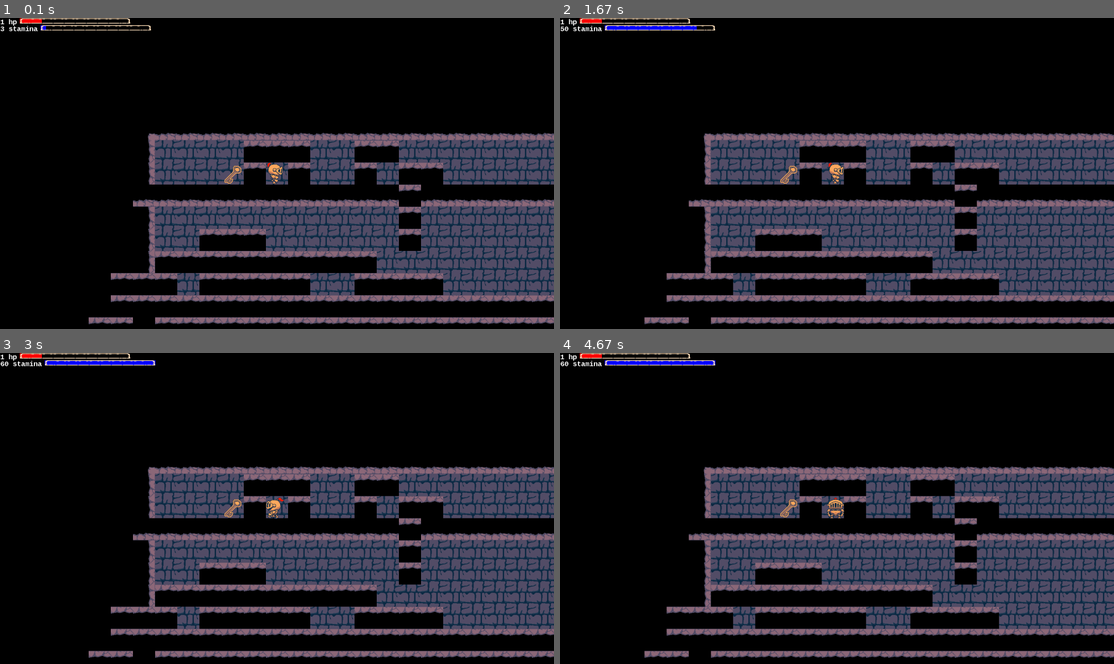
Above: before the commit, frames 1-4 (two rows, left to right).
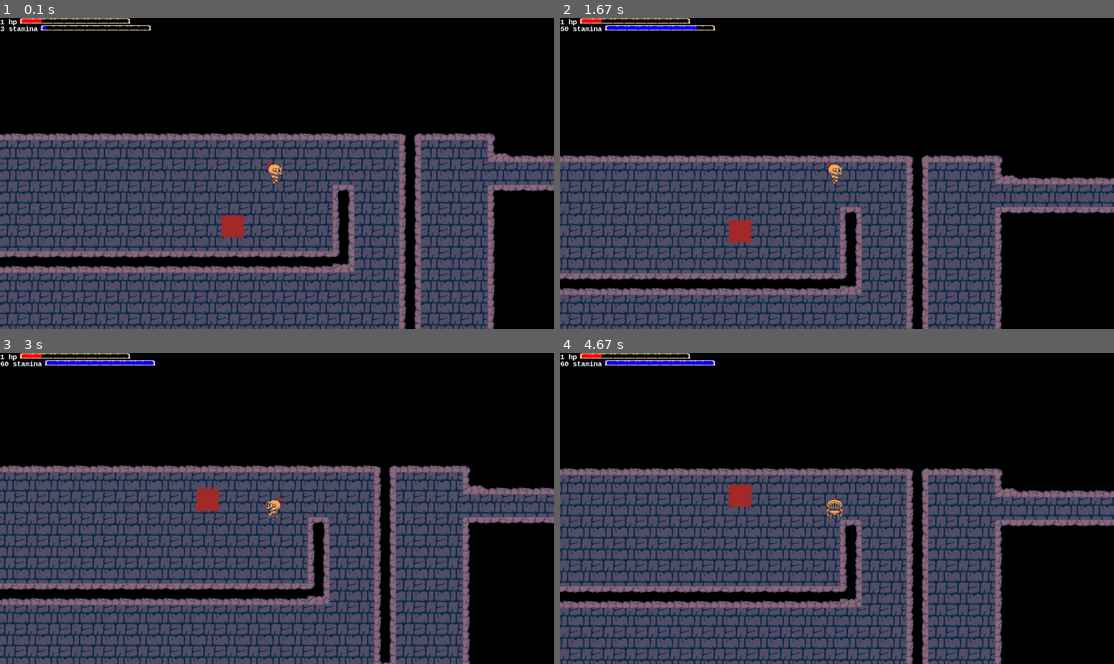
Above: after the commit, the same moments.

Repository: benedekhalaj/pygame-roguelike
Game: pygame game, started from play.py
Same seed, same stepped clock (60 frames per second), same inputs: the game is played once before the commit and once after it.
Inputs:
- Up to frame 1 (0.1 s): no input
- Up to frame 2 (1.67 s): tap Space at 0.33 s; hold Right 0.67-1.13 s; hold Up 1.17-1.47 s; hold Right from 1.5 s (still down)
- Up to frame 3 (3 s): release Right at 1.97 s; hold Left 2-2.53 s; hold Down 2.57-2.87 s; hold Left from 2.9 s (still down)
- Up to frame 4 (4.67 s): release Left at 3.3 s; hold Up 3.33-3.7 s; hold Right 3.73-4.37 s; hold Down from 4.4 s (still down)

The runs differ from the first frame. In frame 1, 40% of the frame differs, in the area x 0-100%, y 36-100%; in frame 2, 50%; in frame 3, 51%, in the area x 0-100%, y 35-100%; in frame 4, 50%.

Commit message:
Map: Update Level 2

Diff:
--- a/controller/enemy_controller.py
+++ b/controller/enemy_controller.py
@@ -16,4 +16,5 @@
         elif enemy_character.type == 'shooter':
             enemy_character.move(objects)
             enemy_character.shoot(objects)
+            enemy_character.take_damage(objects)
             enemy_character.delete_projectile()
--- a/model/enemy/enemy.py
+++ b/model/enemy/enemy.py
@@ -19,7 +19,7 @@
         self.direction = direction[0]
         self.count_limit = direction[1]
 
-        self.health = 2
+        self.health = 3
         self.damage_timer = 0
         self.damage_limit = 30
         self.invicible = False
@@ -76,8 +76,6 @@
         if self.health < 1:
             self.visible = False
 
-
-
     def update_texture(self):
         path = 'model/map/textures/enemy/'
         if self.direction == 'left' or self.direction == 'up':
@@ -136,6 +134,11 @@
         self.texture_count = 0
         self.texture_count_limit = 60
         self.color = colors.BROWN
+
+        self.health = 3
+        self.damage_timer = 0
+        self.damage_limit = 30
+        self.invicible = False
 
         self.velocity = 5
         self.direction = 'down'
@@ -197,7 +200,7 @@
                     projectile.visible = False
             sword = objects['player'][0].sword
             if projectile.hitable:
-                if sword.visible:
+                if sword.visible and sword.projectile_knockback:
                     if projectile.rect.colliderect(sword.rect):
                         projectile.direction = sword.direction
                         projectile.hitable = False
@@ -213,6 +216,35 @@
                 print('delete projectile')
                 break
 
+    def take_damage(self, objects: dict):
+        self.set_damage_attributes()
+        for player in objects["player"]:
+            if self.visible and player.sword.visible:
+                if self.rect.colliderect(player.sword.rect):
+                    if not self.invicible:
+                        self.health -= 1
+                        self.invicible = True
+                        SFX_HIT_ENEMY.play()
+        self.vanish()
+
+    def set_damage_attributes(self):
+        def set_invicible(self):
+            if self.damage_timer > self.damage_limit:
+                self.invicible = False
+
+        def set_damage_timer(self):
+            if self.invicible:
+                self.damage_timer += 1
+            else:
+                self.damage_timer = 0
+
+        set_invicible(self)
+        set_damage_timer(self)
+
+    def vanish(self):
+        if self.health < 1:
+            self.visible = False
+
 
 def create_texture(file_path):
     if file_path is not None:
--- a/model/map/map_file/level_2.csv
+++ b/model/map/map_file/level_2.csv
@@ -1,21 +1,17 @@
--1,-1,-1,-1,-1,-1,-1,-1,-1,-1,-1,-1,-1,-1,-1,-1,-1,-1,-1,-1,-1,-1,-1,-1,-1,-1,-1,-1,-1,-1,-1,-1,-1,-1,-1,-1,-1,-1,-1,-1,-1,-1,-1,-1,9,3,3,3,3,3,3,3,3,3,3,3,3,3,3,3,3,3,3,3,3,3,3,3,3,8,-1,-1,-1,-1,-1,-1,-1,-1,-1,-1
--1,-1,-1,-1,-1,-1,-1,-1,-1,-1,-1,-1,-1,-1,-1,-1,-1,-1,-1,-1,-1,-1,-1,-1,-1,-1,-1,-1,-1,-1,-1,-1,-1,-1,-1,-1,-1,-1,-1,-1,-1,-1,-1,-1,5,1,1,1,1,2,2,2,1,1,2,2,1,1,1,1,1,1,1,1,1,1,1,1,1,4,-1,-1,-1,-1,-1,-1,-1,-1,-1,-1
--1,-1,-1,-1,-1,-1,-1,-1,-1,-1,-1,-1,-1,-1,-1,-1,-1,-1,-1,-1,-1,-1,-1,-1,-1,-1,-1,-1,-1,-1,-1,-1,-1,-1,-1,-1,-1,-1,-1,-1,-1,-1,-1,-1,5,1,1,1,45,2,0,2,1,1,2,1,2,2,1,1,1,1,1,1,1,1,1,1,3,3,-1,-1,-1,-1,-1,-1,-1,-1,-1,-1
--1,-1,-1,-1,-1,-1,-1,-1,-1,-1,-1,-1,-1,-1,-1,-1,-1,-1,-1,-1,-1,-1,-1,-1,-1,-1,-1,-1,-1,-1,-1,-1,-1,-1,-1,-1,-1,-1,-1,-1,-1,-1,-1,-1,3,3,3,3,3,3,3,3,3,3,3,3,2,3,3,3,3,3,3,3,3,3,3,3,3,3,-1,-1,-1,-1,-1,-1,-1,-1,-1,-1
--1,-1,-1,-1,-1,-1,-1,-1,-1,-1,-1,-1,-1,-1,-1,-1,-1,-1,-1,-1,-1,-1,-1,-1,-1,-1,-1,-1,-1,-1,-1,-1,-1,-1,-1,-1,-1,-1,-1,-1,-1,-1,-1,-1,5,1,1,1,1,1,1,1,1,1,1,1,2,1,1,1,1,1,1,1,1,1,52,1,1,4,-1,-1,-1,-1,-1,-1,-1,-1,-1,-1
--1,-1,-1,-1,-1,-1,-1,-1,-1,-1,-1,-1,-1,-1,-1,-1,-1,-1,-1,-1,-1,-1,-1,-1,-1,-1,-1,-1,-1,-1,-1,-1,-1,-1,-1,-1,-1,-1,-1,-1,-1,-1,-1,-1,5,1,1,2,2,2,1,1,1,1,1,1,2,1,1,1,1,1,1,1,1,1,1,1,1,4,-1,-1,-1,-1,-1,-1,-1,-1,-1,-1
--1,-1,-1,-1,-1,-1,-1,-1,-1,-1,-1,-1,-1,-1,-1,-1,-1,-1,-1,-1,-1,-1,-1,-1,-1,-1,-1,-1,-1,-1,-1,-1,-1,-1,-1,-1,-1,-1,-1,-1,-1,-1,-1,-1,5,2,2,2,2,2,2,2,2,2,2,1,1,1,1,1,1,1,1,1,1,1,1,1,1,4,-1,-1,-1,-1,-1,-1,-1,-1,-1,-1
--1,-1,-1,-1,-1,-1,-1,-1,-1,-1,-1,-1,-1,-1,-1,-1,-1,-1,-1,-1,-1,-1,-1,-1,-1,-1,-1,-1,-1,-1,-1,-1,-1,-1,-1,-1,-1,-1,-1,-1,-1,-1,-1,2,2,2,1,2,2,2,2,2,1,1,2,2,2,2,1,1,1,1,1,1,1,1,1,1,1,4,-1,-1,-1,-1,-1,-1,-1,-1,-1,-1
--1,-1,-1,-1,-1,-1,-1,-1,-1,-1,-1,-1,-1,-1,-1,-1,-1,-1,-1,-1,-1,-1,-1,-1,-1,-1,-1,-1,-1,-1,-1,-1,-1,-1,-1,-1,-1,-1,-1,-1,-1,-1,-1,2,2,2,2,2,2,2,2,2,2,2,2,2,2,2,2,2,2,2,2,2,2,2,2,2,2,6,-1,-1,-1,-1,-1,-1,-1,-1,-1,-1
--1,-1,-1,-1,-1,-1,-1,-1,-1,-1,-1,-1,-1,-1,-1,-1,-1,-1,-1,-1,-1,-1,-1,-1,-1,-1,-1,-1,-1,-1,-1,-1,-1,-1,-1,-1,-1,-1,-1,-1,-1,-1,2,2,-1,2,2,2,2,2,2,2,2,2,2,2,2,2,2,2,2,2,2,2,2,2,2,2,2,-1,-1,-1,-1,-1,-1,-1,-1,-1,-1,-1
--1,-1,-1,-1,-1,-1,-1,-1,-1,-1,-1,-1,-1,-1,-1,-1,-1,-1,-1,-1,-1,-1,-1,-1,-1,-1,-1,-1,-1,-1,-1,-1,-1,-1,-1,-1,-1,-1,-1,-1,-1,2,2,2,2,2,2,-1,2,-1,-1,-1,-1,2,-1,2,-1,-1,-1,2,2,-1,-1,-1,-1,-1,-1,-1,-1,-1,-1,-1,-1,-1,-1,-1,-1,-1,-1,-1
--1,-1,-1,-1,-1,-1,-1,-1,-1,-1,-1,-1,-1,-1,-1,-1,-1,-1,-1,-1,-1,-1,-1,-1,-1,-1,-1,-1,-1,-1,-1,-1,-1,-1,-1,-1,-1,-1,-1,-1,2,-1,2,-1,-1,2,2,2,2,-1,-1,-1,-1,2,2,-1,2,-1,-1,-1,2,2,-1,-1,-1,-1,-1,-1,-1,-1,-1,-1,-1,-1,-1,-1,-1,-1,-1,-1
--1,-1,-1,-1,-1,-1,-1,-1,-1,-1,-1,-1,-1,-1,-1,-1,-1,-1,-1,-1,-1,-1,-1,-1,-1,-1,-1,-1,-1,-1,-1,-1,-1,-1,-1,-1,-1,-1,-1,-1,2,-1,2,2,2,-1,2,2,2,2,-1,-1,-1,-1,2,-1,2,2,-1,-1,2,2,2,-1,-1,-1,-1,-1,-1,-1,-1,-1,-1,-1,-1,-1,-1,-1,-1,-1
--1,-1,-1,-1,-1,-1,-1,-1,-1,-1,-1,-1,-1,-1,-1,-1,-1,-1,-1,-1,-1,-1,-1,-1,-1,-1,-1,-1,-1,-1,-1,-1,-1,-1,-1,-1,-1,-1,-1,-1,2,-1,-1,-1,-1,2,2,2,2,-1,-1,-1,-1,2,-1,-1,-1,2,2,-1,-1,2,2,-1,-1,-1,-1,-1,-1,-1,-1,-1,-1,-1,-1,-1,-1,-1,-1,-1
--1,-1,-1,-1,-1,-1,-1,-1,-1,-1,-1,-1,-1,-1,-1,-1,-1,-1,-1,-1,-1,-1,-1,-1,-1,-1,-1,-1,-1,-1,-1,-1,-1,-1,-1,-1,-1,-1,-1,-1,2,2,-1,-1,-1,-1,-1,-1,2,-1,-1,-1,-1,2,-1,-1,-1,-1,2,2,2,2,2,-1,-1,-1,-1,-1,-1,-1,-1,-1,-1,-1,-1,-1,-1,-1,-1,-1
--1,-1,-1,-1,-1,-1,-1,-1,-1,-1,-1,-1,-1,-1,-1,-1,-1,-1,-1,-1,-1,-1,-1,-1,-1,-1,-1,-1,-1,-1,-1,-1,-1,-1,-1,-1,-1,-1,-1,-1,-1,-1,2,2,2,-1,2,2,2,-1,-1,-1,2,-1,-1,-1,-1,-1,-1,-1,2,-1,-1,-1,-1,-1,-1,-1,-1,-1,-1,-1,-1,-1,-1,-1,-1,-1,-1,-1
--1,-1,-1,-1,-1,-1,-1,-1,-1,-1,-1,-1,-1,-1,-1,-1,-1,-1,-1,-1,-1,-1,-1,-1,-1,-1,-1,-1,-1,-1,-1,-1,-1,-1,-1,-1,-1,-1,-1,-1,-1,-1,-1,-1,-1,2,-1,-1,-1,-1,-1,2,-1,-1,-1,2,2,2,2,2,-1,-1,-1,-1,-1,-1,-1,-1,-1,-1,-1,-1,-1,-1,-1,-1,-1,-1,-1,-1
--1,-1,-1,-1,-1,-1,-1,-1,-1,-1,-1,-1,-1,-1,-1,-1,-1,-1,-1,-1,-1,-1,-1,-1,-1,-1,-1,-1,-1,-1,-1,-1,-1,-1,-1,-1,-1,-1,-1,-1,-1,-1,-1,-1,-1,-1,-1,-1,-1,-1,-1,2,2,2,2,-1,-1,-1,-1,-1,-1,-1,-1,-1,-1,-1,-1,-1,-1,-1,-1,-1,-1,-1,-1,-1,-1,-1,-1,-1
+9,3,3,3,3,3,3,3,3,3,3,3,3,3,3,3,3,3,3,3,3,3,3,3,3,3,3,3,3,3,3,3,3,3,3,3,3,3,3,3,3,3,3,3,3,3,3,3,3,3,3,3,3,3,3,3,3,3,3,3,3,33,3,3,3,8,-1,-1,-1,-1,-1,-1,-1,-1,-1,9,3,3,3,8
+5,1,1,1,1,1,1,1,1,1,1,1,1,1,1,1,1,1,1,1,1,1,1,1,1,1,1,1,1,1,1,1,1,1,1,1,1,1,1,1,1,1,1,1,1,1,1,1,1,1,1,1,1,1,1,1,1,1,1,1,1,14,1,1,1,25,3,3,3,3,3,3,3,3,3,27,1,1,1,4
+5,1,1,1,1,1,1,1,1,1,1,1,1,1,1,1,1,1,1,1,1,1,1,1,1,1,1,1,1,1,1,1,1,1,1,1,1,1,1,1,1,1,1,1,1,1,1,1,1,1,1,1,1,1,1,0,1,1,1,1,1,14,1,1,1,1,1,1,1,1,1,1,1,1,1,1,1,1,1,4
+5,1,1,1,1,1,1,1,1,1,1,1,1,1,1,1,1,1,1,1,1,1,1,1,1,1,1,1,1,1,1,1,1,1,1,1,1,1,1,1,1,1,1,1,1,1,1,1,1,1,1,1,1,1,1,1,1,1,13,1,1,14,1,1,1,26,2,2,2,2,2,2,2,2,2,28,1,1,1,4
+5,1,1,1,1,1,1,1,1,1,1,1,1,1,1,1,1,1,1,1,1,1,1,1,1,1,1,1,1,1,1,1,1,1,1,1,1,1,1,1,1,1,1,1,1,1,1,1,1,1,1,1,1,52,1,1,1,1,14,1,1,14,1,1,1,4,-1,-1,-1,-1,-1,-1,-1,-1,-1,5,1,1,1,4
+5,1,1,1,1,1,1,1,1,1,1,1,1,1,1,1,1,1,1,1,1,1,1,1,1,1,1,1,1,1,1,1,1,1,1,1,1,1,1,1,1,1,1,1,1,1,1,1,1,1,1,1,1,1,1,1,1,1,14,1,1,14,1,1,1,4,-1,-1,-1,-1,-1,-1,-1,-1,-1,5,1,1,1,4
+7,2,2,2,2,2,2,2,2,2,2,2,2,2,2,2,2,2,2,2,2,2,2,2,2,2,2,2,2,2,2,2,2,2,2,2,2,29,11,11,11,11,11,11,11,11,11,11,11,11,11,11,11,11,11,11,11,11,22,1,1,14,1,1,1,4,-1,-1,-1,-1,-1,-1,-1,-1,-1,5,1,1,1,4
+-1,-1,-1,-1,-1,-1,-1,-1,-1,-1,-1,-1,-1,-1,-1,-1,-1,-1,-1,-1,-1,-1,-1,-1,-1,-1,-1,-1,-1,-1,-1,-1,-1,-1,-1,-1,-1,5,1,1,1,1,1,1,1,1,1,1,1,1,1,1,1,1,1,1,1,1,1,1,1,14,1,1,1,4,-1,-1,-1,-1,-1,-1,-1,-1,-1,5,1,1,1,4
+-1,-1,-1,-1,-1,-1,-1,-1,-1,-1,-1,-1,-1,-1,-1,-1,-1,-1,-1,-1,-1,-1,-1,-1,-1,-1,-1,-1,-1,-1,-1,-1,-1,-1,-1,-1,-1,5,1,1,1,1,1,1,1,1,1,1,1,1,1,1,1,1,1,1,1,1,1,1,1,14,1,1,1,4,-1,-1,-1,-1,-1,-1,-1,-1,-1,5,1,1,1,4
+-1,-1,-1,-1,-1,-1,-1,-1,-1,-1,-1,-1,-1,-1,-1,-1,-1,-1,-1,-1,-1,-1,-1,-1,-1,-1,-1,-1,-1,-1,-1,-1,-1,-1,-1,-1,-1,5,1,1,1,1,1,1,1,1,1,1,1,1,1,1,1,1,1,1,1,1,1,1,1,15,1,1,1,4,-1,-1,-1,-1,-1,-1,-1,-1,-1,5,1,1,1,4
+-1,-1,-1,-1,-1,-1,-1,-1,-1,-1,-1,-1,-1,-1,-1,-1,-1,-1,-1,-1,-1,-1,-1,-1,-1,-1,-1,-1,-1,-1,-1,-1,-1,-1,-1,-1,-1,5,1,1,1,1,1,1,1,1,1,1,1,1,1,1,1,1,1,1,1,1,1,1,1,1,1,1,1,4,-1,-1,-1,-1,-1,-1,-1,-1,-1,7,2,2,2,6
+-1,-1,-1,-1,-1,-1,-1,-1,-1,-1,-1,-1,-1,-1,-1,-1,-1,-1,-1,-1,-1,-1,-1,-1,-1,-1,-1,-1,-1,-1,-1,-1,-1,-1,-1,-1,-1,5,1,1,1,1,1,1,1,1,1,1,1,1,1,1,1,1,1,1,1,1,1,1,1,1,1,1,1,4,-1,-1,-1,-1,-1,-1,-1,-1,-1,-1,-1,-1,-1,-1
+-1,-1,-1,-1,-1,-1,-1,-1,-1,-1,-1,-1,-1,-1,-1,-1,-1,-1,-1,-1,-1,-1,-1,-1,-1,-1,-1,-1,-1,-1,-1,-1,-1,-1,-1,-1,-1,5,1,1,1,1,1,1,1,1,1,1,1,1,1,1,1,1,1,1,1,1,1,1,1,1,1,1,1,4,-1,-1,-1,-1,-1,-1,-1,-1,-1,-1,-1,-1,-1,-1
+-1,-1,-1,-1,-1,-1,-1,-1,-1,-1,-1,-1,-1,-1,-1,-1,-1,-1,-1,-1,-1,-1,-1,-1,-1,-1,-1,-1,-1,-1,-1,-1,-1,-1,-1,-1,-1,7,2,2,2,2,2,2,2,2,2,2,2,2,2,2,2,2,2,2,2,2,2,2,2,2,2,2,2,6,-1,-1,-1,-1,-1,-1,-1,-1,-1,-1,-1,-1,-1,-1
 -1,-1,-1,-1,-1,-1,-1,-1,-1,-1,-1,-1,-1,-1,-1,-1,-1,-1,-1,-1,-1,-1,-1,-1,-1,-1,-1,-1,-1,-1,-1,-1,-1,-1,-1,-1,-1,-1,-1,-1,-1,-1,-1,-1,-1,-1,-1,-1,-1,-1,-1,-1,-1,-1,-1,-1,-1,-1,-1,-1,-1,-1,-1,-1,-1,-1,-1,-1,-1,-1,-1,-1,-1,-1,-1,-1,-1,-1,-1,-1
 -1,-1,-1,-1,-1,-1,-1,-1,-1,-1,-1,-1,-1,-1,-1,-1,-1,-1,-1,-1,-1,-1,-1,-1,-1,-1,-1,-1,-1,-1,-1,-1,-1,-1,-1,-1,-1,-1,-1,-1,-1,-1,-1,-1,-1,-1,-1,-1,-1,-1,-1,-1,-1,-1,-1,-1,-1,-1,-1,-1,-1,-1,-1,-1,-1,-1,-1,-1,-1,-1,-1,-1,-1,-1,-1,-1,-1,-1,-1,-1
 -1,-1,-1,-1,-1,-1,-1,-1,-1,-1,-1,-1,-1,-1,-1,-1,-1,-1,-1,-1,-1,-1,-1,-1,-1,-1,-1,-1,-1,-1,-1,-1,-1,-1,-1,-1,-1,-1,-1,-1,-1,-1,-1,-1,-1,-1,-1,-1,-1,-1,-1,-1,-1,-1,-1,-1,-1,-1,-1,-1,-1,-1,-1,-1,-1,-1,-1,-1,-1,-1,-1,-1,-1,-1,-1,-1,-1,-1,-1,-1
@@ -46,3 +42,7 @@
 -1,-1,-1,-1,-1,-1,-1,-1,-1,-1,-1,-1,-1,-1,-1,-1,-1,-1,-1,-1,-1,-1,-1,-1,-1,-1,-1,-1,-1,-1,-1,-1,-1,-1,-1,-1,-1,-1,-1,-1,-1,-1,-1,-1,-1,-1,-1,-1,-1,-1,-1,-1,-1,-1,-1,-1,-1,-1,-1,-1,-1,-1,-1,-1,-1,-1,-1,-1,-1,-1,-1,-1,-1,-1,-1,-1,-1,-1,-1,-1
 -1,-1,-1,-1,-1,-1,-1,-1,-1,-1,-1,-1,-1,-1,-1,-1,-1,-1,-1,-1,-1,-1,-1,-1,-1,-1,-1,-1,-1,-1,-1,-1,-1,-1,-1,-1,-1,-1,-1,-1,-1,-1,-1,-1,-1,-1,-1,-1,-1,-1,-1,-1,-1,-1,-1,-1,-1,-1,-1,-1,-1,-1,-1,-1,-1,-1,-1,-1,-1,-1,-1,-1,-1,-1,-1,-1,-1,-1,-1,-1
 -1,-1,-1,-1,-1,-1,-1,-1,-1,-1,-1,-1,-1,-1,-1,-1,-1,-1,-1,-1,-1,-1,-1,-1,-1,-1,-1,-1,-1,-1,-1,-1,-1,-1,-1,-1,-1,-1,-1,-1,-1,-1,-1,-1,-1,-1,-1,-1,-1,-1,-1,-1,-1,-1,-1,-1,-1,-1,-1,-1,-1,-1,-1,-1,-1,-1,-1,-1,-1,-1,-1,-1,-1,-1,-1,-1,-1,-1,-1,-1
+-1,-1,-1,-1,-1,-1,-1,-1,-1,-1,-1,-1,-1,-1,-1,-1,-1,-1,-1,-1,-1,-1,-1,-1,-1,-1,-1,-1,-1,-1,-1,-1,-1,-1,-1,-1,-1,-1,-1,-1,-1,-1,-1,-1,-1,-1,-1,-1,-1,-1,-1,-1,-1,-1,-1,-1,-1,-1,-1,-1,-1,-1,-1,-1,-1,-1,-1,-1,-1,-1,-1,-1,-1,-1,-1,-1,-1,-1,-1,-1
+-1,-1,-1,-1,-1,-1,-1,-1,-1,-1,-1,-1,-1,-1,-1,-1,-1,-1,-1,-1,-1,-1,-1,-1,-1,-1,-1,-1,-1,-1,-1,-1,-1,-1,-1,-1,-1,-1,-1,-1,-1,-1,-1,-1,-1,-1,-1,-1,-1,-1,-1,-1,-1,-1,-1,-1,-1,-1,-1,-1,-1,-1,-1,-1,-1,-1,-1,-1,-1,-1,-1,-1,-1,-1,-1,-1,-1,-1,-1,-1
+-1,-1,-1,-1,-1,-1,-1,-1,-1,-1,-1,-1,-1,-1,-1,-1,-1,-1,-1,-1,-1,-1,-1,-1,-1,-1,-1,-1,-1,-1,-1,-1,-1,-1,-1,-1,-1,-1,-1,-1,-1,-1,-1,-1,-1,-1,-1,-1,-1,-1,-1,-1,-1,-1,-1,-1,-1,-1,-1,-1,-1,-1,-1,-1,-1,-1,-1,-1,-1,-1,-1,-1,-1,-1,-1,-1,-1,-1,-1,-1
+-1,-1,-1,-1,-1,-1,-1,-1,-1,-1,-1,-1,-1,-1,-1,-1,-1,-1,-1,-1,-1,-1,-1,-1,-1,-1,-1,-1,-1,-1,-1,-1,-1,-1,-1,-1,-1,-1,-1,-1,-1,-1,-1,-1,-1,-1,-1,-1,-1,-1,-1,-1,-1,-1,-1,-1,-1,-1,-1,-1,-1,-1,-1,-1,-1,-1,-1,-1,-1,-1,-1,-1,-1,-1,-1,-1,-1,-1,-1,-1
--- a/model/map/map_file/level_2.tmx
+++ b/model/map/map_file/level_2.tmx
@@ -6,68 +6,14 @@
  <tileset firstgid="1" source="Mighty_Python_level_creator_spritesheet.tsx"/>
  <layer id="1" name="Tile Layer 1" width="100" height="100">
   <data encoding="csv">
-   <chunk x="-16" y="-48" width="16" height="16">
-0,0,0,0,0,0,0,0,0,0,0,0,10,4,4,4,
-0,0,0,0,0,0,0,0,0,0,0,0,6,2,2,2,
-0,0,0,0,0,0,0,0,0,0,0,0,6,2,2,2,
-0,0,0,0,0,0,0,0,0,0,0,0,4,4,4,4,
-0,0,0,0,0,0,0,0,0,0,0,0,6,2,2,2,
-0,0,0,0,0,0,0,0,0,0,0,0,6,2,2,3,
-0,0,0,0,0,0,0,0,0,0,0,0,6,3,3,3,
-0,0,0,0,0,0,0,0,0,0,0,3,3,3,2,3,
-0,0,0,0,0,0,0,0,0,0,0,3,3,3,3,3,
-0,0,0,0,0,0,0,0,0,0,3,3,0,3,3,3,
-0,0,0,0,0,0,0,0,0,3,3,3,3,3,3,0,
-0,0,0,0,0,0,0,0,3,0,3,0,0,3,3,3,
-0,0,0,0,0,0,0,0,3,0,3,3,3,0,3,3,
-0,0,0,0,0,0,0,0,3,0,0,0,0,3,3,3,
-0,0,0,0,0,0,0,0,3,3,0,0,0,0,0,0,
-0,0,0,0,0,0,0,0,0,0,3,3,3,0,3,3
-</chunk>
-   <chunk x="0" y="-48" width="16" height="16">
-4,4,4,4,4,4,4,4,4,4,4,4,4,4,4,4,
-2,3,3,3,2,2,3,3,2,2,2,2,2,2,2,2,
-46,3,1,3,2,2,3,2,3,3,2,2,2,2,2,2,
-4,4,4,4,4,4,4,4,3,4,4,4,4,4,4,4,
-2,2,2,2,2,2,2,2,3,2,2,2,2,2,2,2,
-3,3,2,2,2,2,2,2,3,2,2,2,2,2,2,2,
-3,3,3,3,3,3,3,2,2,2,2,2,2,2,2,2,
-3,3,3,3,2,2,3,3,3,3,2,2,2,2,2,2,
-3,3,3,3,3,3,3,3,3,3,3,3,3,3,3,3,
-3,3,3,3,3,3,3,3,3,3,3,3,3,3,3,3,
-3,0,0,0,0,3,0,3,0,0,0,3,3,0,0,0,
-3,0,0,0,0,3,3,0,3,0,0,0,3,3,0,0,
-3,3,0,0,0,0,3,0,3,3,0,0,3,3,3,0,
-3,0,0,0,0,3,0,0,0,3,3,0,0,3,3,0,
-3,0,0,0,0,3,0,0,0,0,3,3,3,3,3,0,
-3,0,0,0,3,0,0,0,0,0,0,0,3,0,0,0
-</chunk>
-   <chunk x="16" y="-48" width="16" height="16">
-4,4,4,4,4,9,0,0,0,0,0,0,0,0,0,0,
-2,2,2,2,2,5,0,0,0,0,0,0,0,0,0,0,
-2,2,2,2,4,4,0,0,0,0,0,0,0,0,0,0,
-4,4,4,4,4,4,0,0,0,0,0,0,0,0,0,0,
-2,2,53,2,2,5,0,0,0,0,0,0,0,0,0,0,
-2,2,2,2,2,5,0,0,0,0,0,0,0,0,0,0,
-2,2,2,2,2,5,0,0,0,0,0,0,0,0,0,0,
-2,2,2,2,2,5,0,0,0,0,0,0,0,0,0,0,
-3,3,3,3,3,7,0,0,0,0,0,0,0,0,0,0,
-3,3,3,3,3,0,0,0,0,0,0,0,0,0,0,0,
-0,0,0,0,0,0,0,0,0,0,0,0,0,0,0,0,
-0,0,0,0,0,0,0,0,0,0,0,0,0,0,0,0,
-0,0,0,0,0,0,0,0,0,0,0,0,0,0,0,0,
-0,0,0,0,0,0,0,0,0,0,0,0,0,0,0,0,
-0,0,0,0,0,0,0,0,0,0,0,0,0,0,0,0,
-0,0,0,0,0,0,0,0,0,0,0,0,0,0,0,0
-</chunk>
-   <chunk x="-16" y="-32" width="16" height="16">
-0,0,0,0,0,0,0,0,0,0,0,0,0,3,0,0,
-0,0,0,0,0,0,0,0,0,0,0,0,0,0,0,0,
-0,0,0,0,0,0,0,0,0,0,0,0,0,0,0,0,
-0,0,0,0,0,0,0,0,0,0,0,0,0,0,0,0,
-0,0,0,0,0,0,0,0,0,0,0,0,0,0,0,0,
-0,0,0,0,0,0,0,0,0,0,0,0,0,0,0,0,
-0,0,0,0,0,0,0,0,0,0,0,0,0,0,0,0,
+   <chunk x="-48" y="-48" width="16" height="16">
+10,4,4,4,4,4,4,4,4,4,4,4,4,4,4,4,
+6,2,2,2,2,2,2,2,2,2,2,2,2,2,2,2,
+6,2,2,2,2,2,2,2,2,2,2,2,2,2,2,2,
+6,2,2,2,2,2,2,2,2,2,2,2,2,2,2,2,
+6,2,2,2,2,2,2,2,2,2,2,2,2,2,2,2,
+6,2,2,2,2,2,2,2,2,2,2,2,2,2,2,2,
+8,3,3,3,3,3,3,3,3,3,3,3,3,3,3,3,
 0,0,0,0,0,0,0,0,0,0,0,0,0,0,0,0,
 0,0,0,0,0,0,0,0,0,0,0,0,0,0,0,0,
 0,0,0,0,0,0,0,0,0,0,0,0,0,0,0,0,
@@ -78,14 +24,14 @@
 0,0,0,0,0,0,0,0,0,0,0,0,0,0,0,0,
 0,0,0,0,0,0,0,0,0,0,0,0,0,0,0,0
 </chunk>
-   <chunk x="0" y="-32" width="16" height="16">
-0,0,0,3,0,0,0,3,3,3,3,3,0,0,0,0,
-0,0,0,3,3,3,3,0,0,0,0,0,0,0,0,0,
-0,0,0,0,0,0,0,0,0,0,0,0,0,0,0,0,
-0,0,0,0,0,0,0,0,0,0,0,0,0,0,0,0,
-0,0,0,0,0,0,0,0,0,0,0,0,0,0,0,0,
-0,0,0,0,0,0,0,0,0,0,0,0,0,0,0,0,
-0,0,0,0,0,0,0,0,0,0,0,0,0,0,0,0,
+   <chunk x="-32" y="-48" width="16" height="16">
+4,4,4,4,4,4,4,4,4,4,4,4,4,4,4,4,
+2,2,2,2,2,2,2,2,2,2,2,2,2,2,2,2,
+2,2,2,2,2,2,2,2,2,2,2,2,2,2,2,2,
+2,2,2,2,2,2,2,2,2,2,2,2,2,2,2,2,
+2,2,2,2,2,2,2,2,2,2,2,2,2,2,2,2,
+2,2,2,2,2,2,2,2,2,2,2,2,2,2,2,2,
+3,3,3,3,3,3,3,3,3,3,3,3,3,3,3,3,
 0,0,0,0,0,0,0,0,0,0,0,0,0,0,0,0,
 0,0,0,0,0,0,0,0,0,0,0,0,0,0,0,0,
 0,0,0,0,0,0,0,0,0,0,0,0,0,0,0,0,
@@ -96,6 +42,60 @@
 0,0,0,0,0,0,0,0,0,0,0,0,0,0,0,0,
 0,0,0,0,0,0,0,0,0,0,0,0,0,0,0,0
 </chunk>
+   <chunk x="-16" y="-48" width="16" height="16">
+4,4,4,4,4,4,4,4,4,4,4,4,4,4,4,4,
+2,2,2,2,2,2,2,2,2,2,2,2,2,2,2,2,
+2,2,2,2,2,2,2,2,2,2,2,2,2,2,2,2,
+2,2,2,2,2,2,2,2,2,2,2,2,2,2,2,2,
+2,2,2,2,2,2,2,2,2,2,2,2,2,2,2,2,
+2,2,2,2,2,2,2,2,2,2,2,2,2,2,2,2,
+3,3,3,3,3,30,12,12,12,12,12,12,12,12,12,12,
+0,0,0,0,0,6,2,2,2,2,2,2,2,2,2,2,
+0,0,0,0,0,6,2,2,2,2,2,2,2,2,2,2,
+0,0,0,0,0,6,2,2,2,2,2,2,2,2,2,2,
+0,0,0,0,0,6,2,2,2,2,2,2,2,2,2,2,
+0,0,0,0,0,6,2,2,2,2,2,2,2,2,2,2,
+0,0,0,0,0,6,2,2,2,2,2,2,2,2,2,2,
+0,0,0,0,0,8,3,3,3,3,3,3,3,3,3,3,
+0,0,0,0,0,0,0,0,0,0,0,0,0,0,0,0,
+0,0,0,0,0,0,0,0,0,0,0,0,0,0,0,0
+</chunk>
+   <chunk x="0" y="-48" width="16" height="16">
+4,4,4,4,4,4,4,4,4,4,4,4,4,34,4,4,
+2,2,2,2,2,2,2,2,2,2,2,2,2,15,2,2,
+2,2,2,2,2,2,2,1,2,2,2,2,2,15,2,2,
+2,2,2,2,2,2,2,2,2,2,14,2,2,15,2,2,
+2,2,2,2,2,53,2,2,2,2,15,2,2,15,2,2,
+2,2,2,2,2,2,2,2,2,2,15,2,2,15,2,2,
+12,12,12,12,12,12,12,12,12,12,23,2,2,15,2,2,
+2,2,2,2,2,2,2,2,2,2,2,2,2,15,2,2,
+2,2,2,2,2,2,2,2,2,2,2,2,2,15,2,2,
+2,2,2,2,2,2,2,2,2,2,2,2,2,16,2,2,
+2,2,2,2,2,2,2,2,2,2,2,2,2,2,2,2,
+2,2,2,2,2,2,2,2,2,2,2,2,2,2,2,2,
+2,2,2,2,2,2,2,2,2,2,2,2,2,2,2,2,
+3,3,3,3,3,3,3,3,3,3,3,3,3,3,3,3,
+0,0,0,0,0,0,0,0,0,0,0,0,0,0,0,0,
+0,0,0,0,0,0,0,0,0,0,0,0,0,0,0,0
+</chunk>
+   <chunk x="16" y="-48" width="16" height="16">
+4,9,0,0,0,0,0,0,0,0,0,10,4,4,4,9,
+2,26,4,4,4,4,4,4,4,4,4,28,2,2,2,5,
+2,2,2,2,2,2,2,2,2,2,2,2,2,2,2,5,
+2,27,3,3,3,3,3,3,3,3,3,29,2,2,2,5,
+2,5,0,0,0,0,0,0,0,0,0,6,2,2,2,5,
+2,5,0,0,0,0,0,0,0,0,0,6,2,2,2,5,
+2,5,0,0,0,0,0,0,0,0,0,6,2,2,2,5,
+2,5,0,0,0,0,0,0,0,0,0,6,2,2,2,5,
+2,5,0,0,0,0,0,0,0,0,0,6,2,2,2,5,
+2,5,0,0,0,0,0,0,0,0,0,6,2,2,2,5,
+2,5,0,0,0,0,0,0,0,0,0,8,3,3,3,7,
+2,5,0,0,0,0,0,0,0,0,0,0,0,0,0,0,
+2,5,0,0,0,0,0,0,0,0,0,0,0,0,0,0,
+3,7,0,0,0,0,0,0,0,0,0,0,0,0,0,0,
+0,0,0,0,0,0,0,0,0,0,0,0,0,0,0,0,
+0,0,0,0,0,0,0,0,0,0,0,0,0,0,0,0
+</chunk>
   </data>
  </layer>
 </map>
--- a/model/player/player.py
+++ b/model/player/player.py
@@ -358,8 +358,6 @@
         if self.invisible_timer > self.invisible_timer_limit:
             self.can_show = True
 
-
-
     def create_inventory_text(self):
         texts = []
         font_type = 'couriernew'
@@ -388,6 +386,7 @@
 class Sword():
     def __init__(self, position: tuple, colors: object, attack_duration):
         self.exist = True
+        self.projectile_knockback = False
 
         self.texture = None
         self.texture_count = 0
